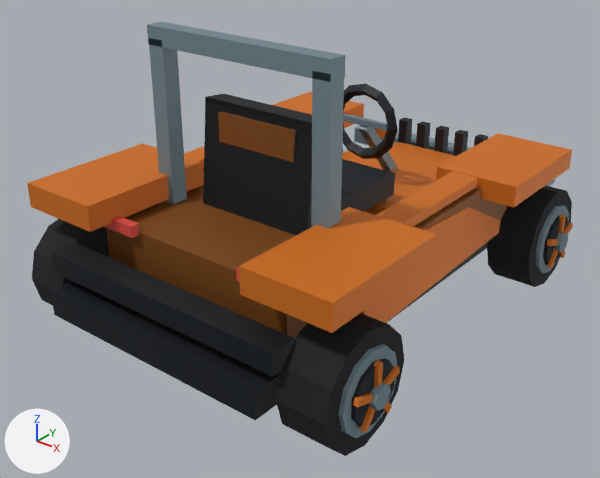
What one commit did to the glTF model DLC/SteinsGate/assets/kart/steins-gate/itaru-hashida/kart.glb.
Before and after are seen from a 50 mm lens placed at (2.69, -3.56, 2.53), pointed at (-0.02, -0.16, 0.43). Every picture has the same lights, and +X, +Y and +Z are marked at lower left. The first picture is the older version. Where no turn or scale is listed for an object, it has been applied to the vertices. Vertices at exactly the same position are counted once.

In view in the first picture: 'chassis', 'wheel-front-right', 'wheel-rear-left', 'wheel-rear-right'.
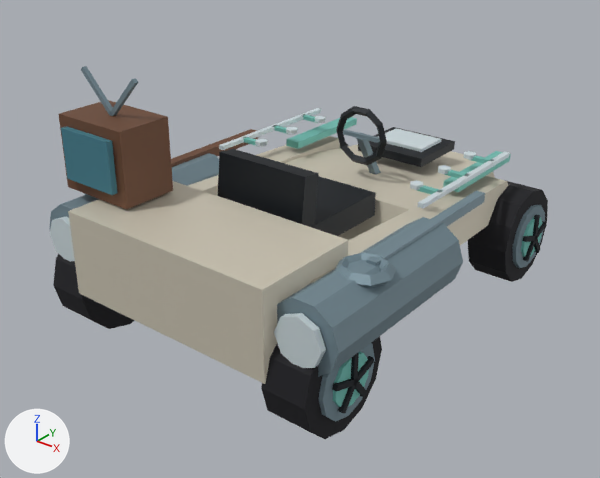
Edits to the bpy script that builds the scene:
```text
Change me_wheel_rear_left:
    remove me_wheel_rear_left.from_pydata(...)  # 132 vertices, 228 faces; spans x -0.22..0.135, y -0.31..0.31, z -0.31..0.31
    add me_wheel_rear_left.from_pydata(...)  # 113 vertices, 196 faces; spans x -0.182..0.125, y -0.3..0.3, z -0.3..0.3
    me_wheel_rear_left part 1: the loose piece of 26 vertices spanning x -0.135..0.135, y -0.31..0.31, z -0.31..0.31 is rebuilt with 51 vertices and now spans x -0.149..0.125, y -0.3..0.3, z -0.3..0.3
    other edits to the shape of me_wheel_rear_left do not show in these pictures
Change me_wheel_front_right:
    remove me_wheel_front_right.from_pydata(...)  # 132 vertices, 228 faces; spans x -0.135..0.22, y -0.31..0.31, z -0.31..0.31
    add me_wheel_front_right.from_pydata(...)  # 113 vertices, 196 faces; spans x -0.125..0.182, y -0.3..0.3, z -0.3..0.3
    me_wheel_front_right part 2: a new loose piece, a 10-sided cylinder along x spanning x 0.14..0.165, y -0.128..0.128, z -0.135..0.135, in mat_wheel_vertex_colours
    me_wheel_front_right part 3: a new loose piece, a box spanning x 0.158..0.182, y -0.015..0.015, z 0.0..0.15, in mat_wheel_vertex_colours
    me_wheel_front_right part 4: the loose piece of 26 vertices spanning x -0.135..0.135, y -0.31..0.31, z -0.31..0.31 is rebuilt with 51 vertices and now spans x -0.125..0.149, y -0.3..0.3, z -0.3..0.3
    me_wheel_front_right part 5: the loose piece of 8 vertices spanning x 0.174..0.2, y 0.0..0.165, z -0.015..0.068 is rebuilt with 8 vertices and now spans x 0.158..0.182, y -0.005..0.147, z -0.014..0.061
    me_wheel_front_right part 6: the loose piece of 8 vertices spanning x 0.174..0.2, y -0.165..0.0, z -0.015..0.068 is rebuilt with 8 vertices and now spans x 0.158..0.182, y -0.147..0.005, z -0.014..0.061
    me_wheel_front_right part 7: 90 vertices removed from x 0.133..0.22, y -0.217..0.217, z -0.217..0.217; 16 vertices added at x 0.158..0.182, y -0.1..0.1, z -0.13..0.009
Change me_wheel_rear_right:
    remove me_wheel_rear_right.from_pydata(...)  # 132 vertices, 228 faces; spans x -0.135..0.22, y -0.31..0.31, z -0.31..0.31
    add me_wheel_rear_right.from_pydata(...)  # 113 vertices, 196 faces; spans x -0.125..0.182, y -0.3..0.3, z -0.3..0.3
    me_wheel_rear_right part 8: a new loose piece, a 10-sided cylinder along x spanning x 0.14..0.165, y -0.128..0.128, z -0.135..0.135, in mat_wheel_vertex_colours
    me_wheel_rear_right part 9: a new loose piece, a box spanning x 0.158..0.182, y -0.015..0.015, z 0.0..0.15, in mat_wheel_vertex_colours
    me_wheel_rear_right part 10: the loose piece of 26 vertices spanning x -0.135..0.135, y -0.31..0.31, z -0.31..0.31 is rebuilt with 51 vertices and now spans x -0.125..0.149, y -0.3..0.3, z -0.3..0.3
    me_wheel_rear_right part 11: the loose piece of 8 vertices spanning x 0.174..0.2, y 0.0..0.165, z -0.015..0.068 is rebuilt with 8 vertices and now spans x 0.158..0.182, y -0.005..0.147, z -0.014..0.061
    me_wheel_rear_right part 12: the loose piece of 8 vertices spanning x 0.174..0.2, y -0.165..0.0, z -0.015..0.068 is rebuilt with 8 vertices and now spans x 0.158..0.182, y -0.147..0.005, z -0.014..0.061
    me_wheel_rear_right part 13: 90 vertices removed from x 0.133..0.22, y -0.217..0.217, z -0.217..0.217; 16 vertices added at x 0.158..0.182, y -0.1..0.1, z -0.13..0.009
Remove ob_chassis:
    ob_chassis = bpy.data.objects.new('chassis', me_chassis)
Change ob_wheel_rear_left:
    ob_wheel_rear_left.location: (-0.89, -0.99, 0.31) -> (-0.76, -0.96, 0.3)
Change ob_wheel_front_right:
    ob_wheel_front_right.location: (0.89, 0.99, 0.31) -> (0.76, 0.96, 0.3)
Change ob_wheel_rear_right:
    ob_wheel_rear_right.location: (0.89, -0.99, 0.31) -> (0.76, -0.96, 0.3)
Add ob_identity_lab_pod_motif_tools:
    ob_identity_lab_pod_motif_tools = bpy.data.objects.new('identity-lab-pod-motif-tools', me_identity_lab_pod_motif_tools)  # 56 vertices, 100 faces; spans x -0.93..0.98, y -0.95..0.37, z 0.7..0.8
    ob_identity_lab_pod_motif_tools.location = (0.0, 0.0, 0.0)
Add ob_identity_lab_pod_motif_circuit:
    ob_identity_lab_pod_motif_circuit = bpy.data.objects.new('identity-lab-pod-motif-circuit', me_identity_lab_pod_motif_circuit)  # 148 vertices, 240 faces; spans x -0.728..0.728, y -0.075..0.915, z 0.798..0.832
    ob_identity_lab_pod_motif_circuit.location = (0.0, 0.0, 0.0)
Add ob_identity_lab_pod_motif_television:
    ob_identity_lab_pod_motif_television = bpy.data.objects.new('identity-lab-pod-motif-television', me_identity_lab_pod_motif_television)  # 32 vertices, 48 faces; spans x -0.89..-0.41, y -1.118..-0.76, z 0.825..1.459
    ob_identity_lab_pod_motif_television.location = (0.0, 0.0, 0.0)
Add ob_identity_lab_pod_driver_cockpit:
    ob_identity_lab_pod_driver_cockpit = bpy.data.objects.new('identity-lab-pod-driver-cockpit', me_identity_lab_pod_driver_cockpit)  # 80 vertices, 140 faces; spans x -0.3..0.3, y -0.557..0.679, z 0.459..1.086
    ob_identity_lab_pod_driver_cockpit.location = (0.0, 0.0, 0.0)
Add ob_identity_lab_pod_lab_pod_segmented_shell:
    ob_identity_lab_pod_lab_pod_segmented_shell = bpy.data.objects.new('identity-lab-pod-lab-pod-segmented-shell', me_identity_lab_pod_lab_pod_segmented_shell)  # 144 vertices, 240 faces; spans x -0.99..0.99, y -1.26..1.47, z 0.3..0.81
    ob_identity_lab_pod_lab_pod_segmented_shell.location = (0.0, 0.0, 0.0)
```

What differs and where, as boxes [x1, y1, x2, y2] in the pictures (600 x 478 px):
'chassis', deleted: before [27, 22, 572, 420]
'identity-lab-pod-lab-pod-segmented-shell', added: after [49, 117, 511, 384]
'wheel-rear-right', reshaped, moved: before [276, 313, 404, 456]; after [261, 336, 382, 439]
'identity-lab-pod-motif-television', added: after [58, 66, 173, 209]
'identity-lab-pod-driver-cockpit', added: after [218, 106, 387, 236]
'wheel-front-right', reshaped, moved (7% narrower): before [487, 185, 573, 287]; after [468, 180, 548, 282]
'wheel-rear-left', reshaped, moved: before [32, 219, 109, 305]; after [53, 254, 134, 329]
'identity-lab-pod-motif-tools', added: after [85, 129, 485, 288]
'identity-lab-pod-motif-circuit', added: after [219, 108, 510, 208]
part 2 of me_wheel_front_right, added: after [521, 217, 542, 257]
part 3 of me_wheel_front_right, added: after [533, 215, 540, 238]
part 4 of me_wheel_front_right, rebuilt: before [487, 185, 572, 287]; after [468, 180, 548, 282]
part 5 of me_wheel_front_right, rebuilt: before [564, 223, 573, 234]; after [536, 221, 547, 239]
part 6 of me_wheel_front_right, rebuilt: before [546, 239, 558, 246]; after [522, 236, 536, 242]
part 7 of me_wheel_front_right, cut back: before [536, 205, 569, 274]; after [523, 238, 540, 262]
part 8 of me_wheel_rear_right, added (cyan): after [333, 352, 369, 407]
part 9 of me_wheel_rear_right, added: after [351, 353, 359, 383]
part 10 of me_wheel_rear_right, rebuilt: before [276, 313, 404, 456]; after [261, 336, 382, 439]
part 11 of me_wheel_rear_right, rebuilt: before [383, 365, 400, 385]; after [355, 356, 374, 384]
part 12 of me_wheel_rear_right, rebuilt: before [353, 393, 373, 407]; after [332, 379, 355, 392]
part 13 of me_wheel_rear_right, cut back: before [338, 344, 398, 438]; after [338, 382, 367, 413]
